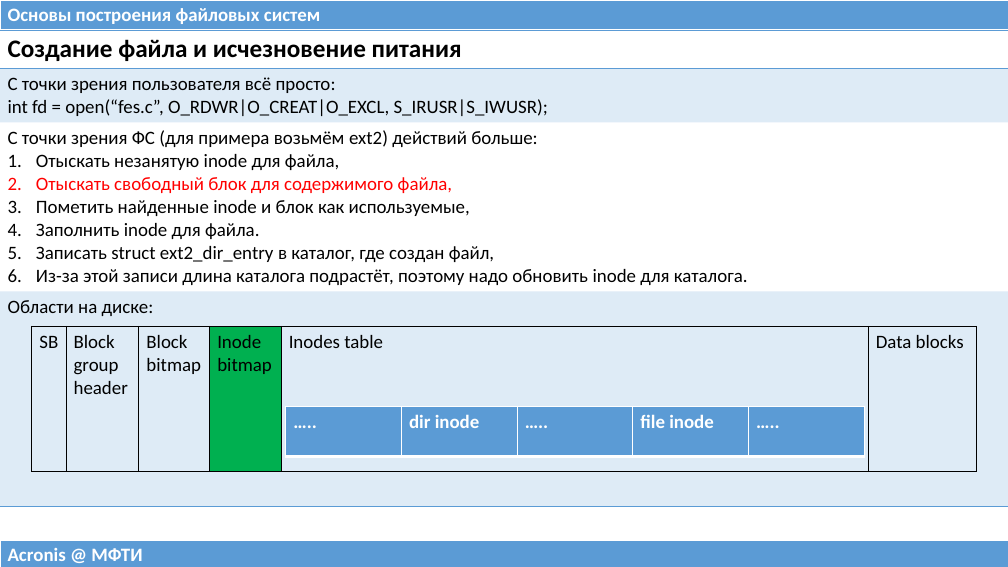
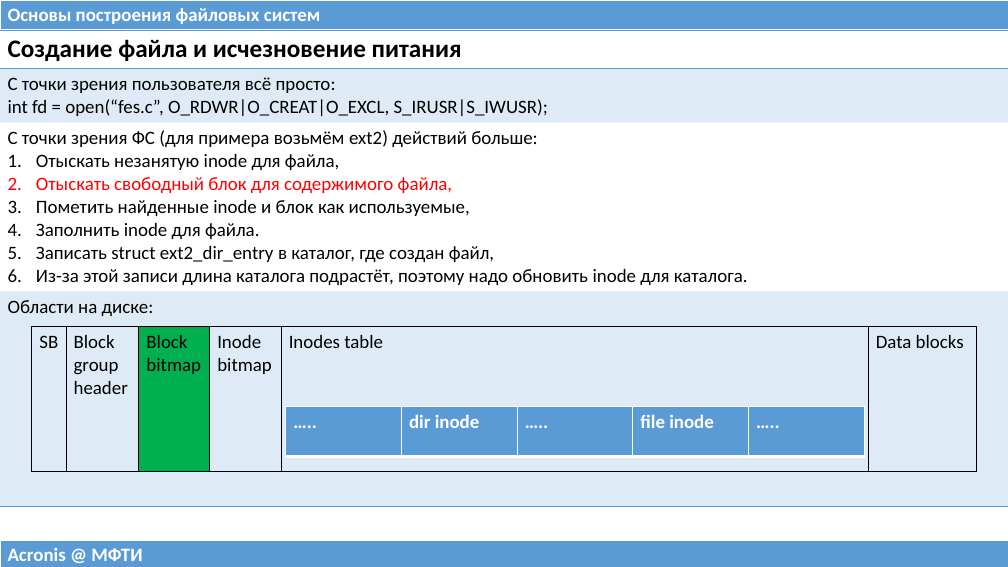
Before and after one commit to 75cc8545e7b021ed280ed0ef99fc7fc4/filesystems-101, a slide deck: slide 6 of talks/src/class04.pptx. Drawn at 1008x567 pixels with LibreOffice and Linux fonts; fonts in the diff are those of the drawing. Boxes give left, top, right and bottom in pixels: in the first picture for what was removed or moved away, otherwise in the second. Text is boxed around its words. In the diff, an @@ line names an element or a change of style, - is before the commit and + after.

```diff
--- a/talks/src/class04.pptx
+++ b/talks/src/class04.pptx
@@ table at <box>32,327,977,472</box> @@
@@ fill none to #00B050 in row 1, column 3 @@
@@ fill #00B050 to none in row 1, column 4 @@
```
Also in this commit, not shown: 7 other slides changed, 1 slide added, 7 other files.
